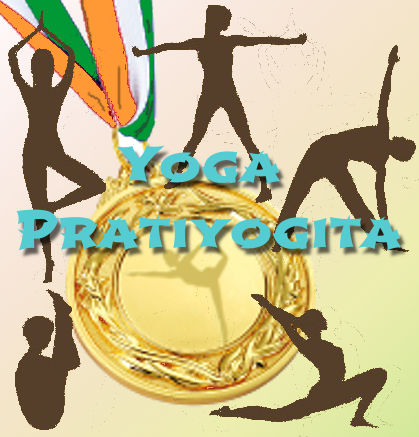
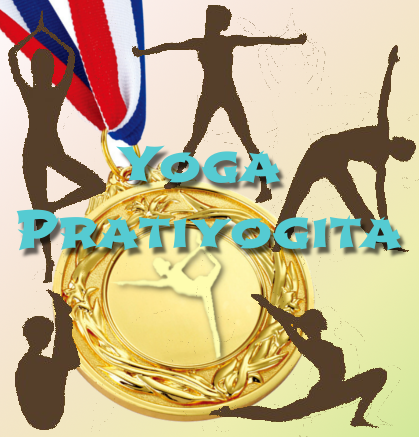
The second w=419, h=437 image is a revision of the first. Changes to its layers:
added layer "medal.png #1" above "medal.png" over [0, 0, 316, 423]
painted on "medal.png" over [0, 0, 319, 408]
